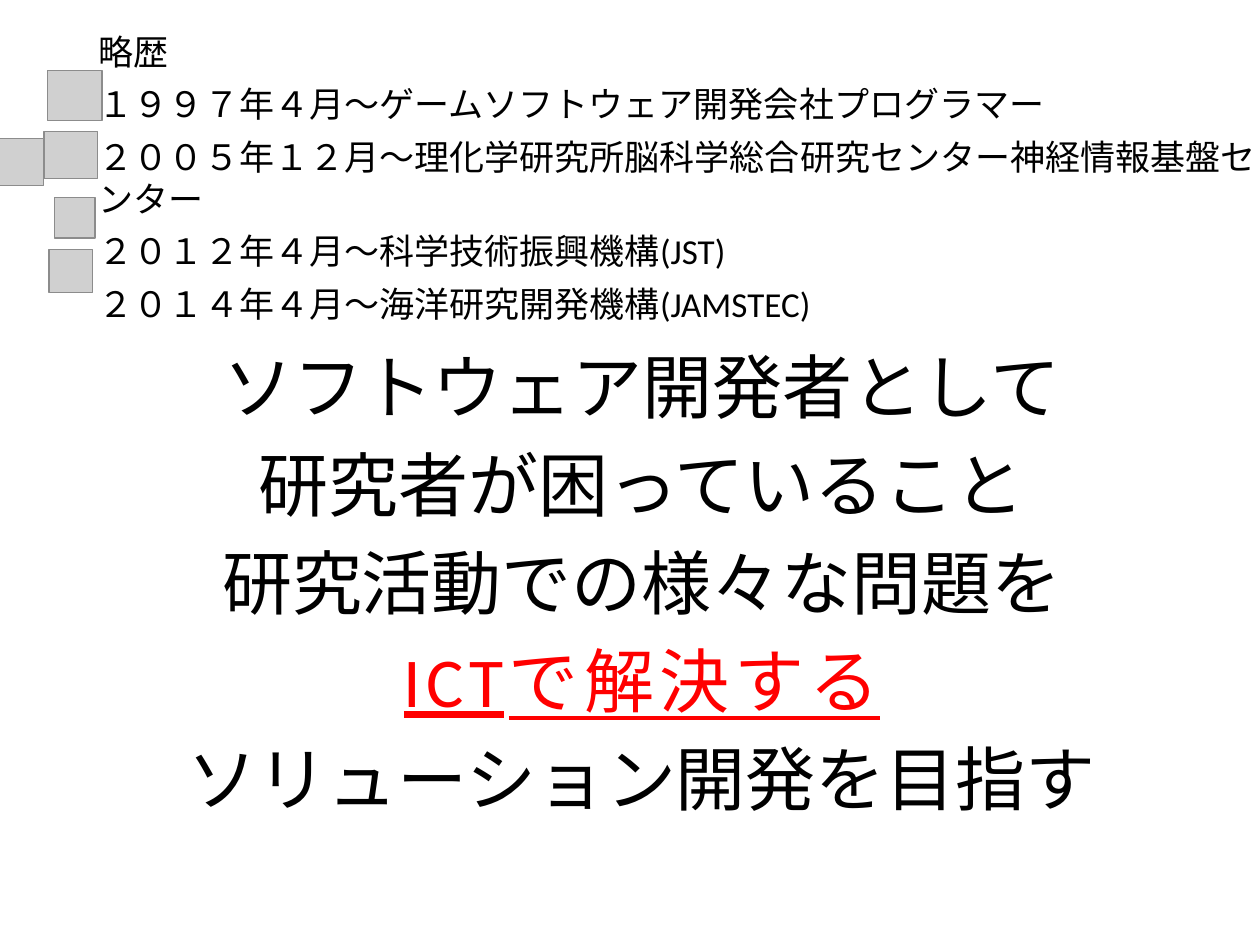
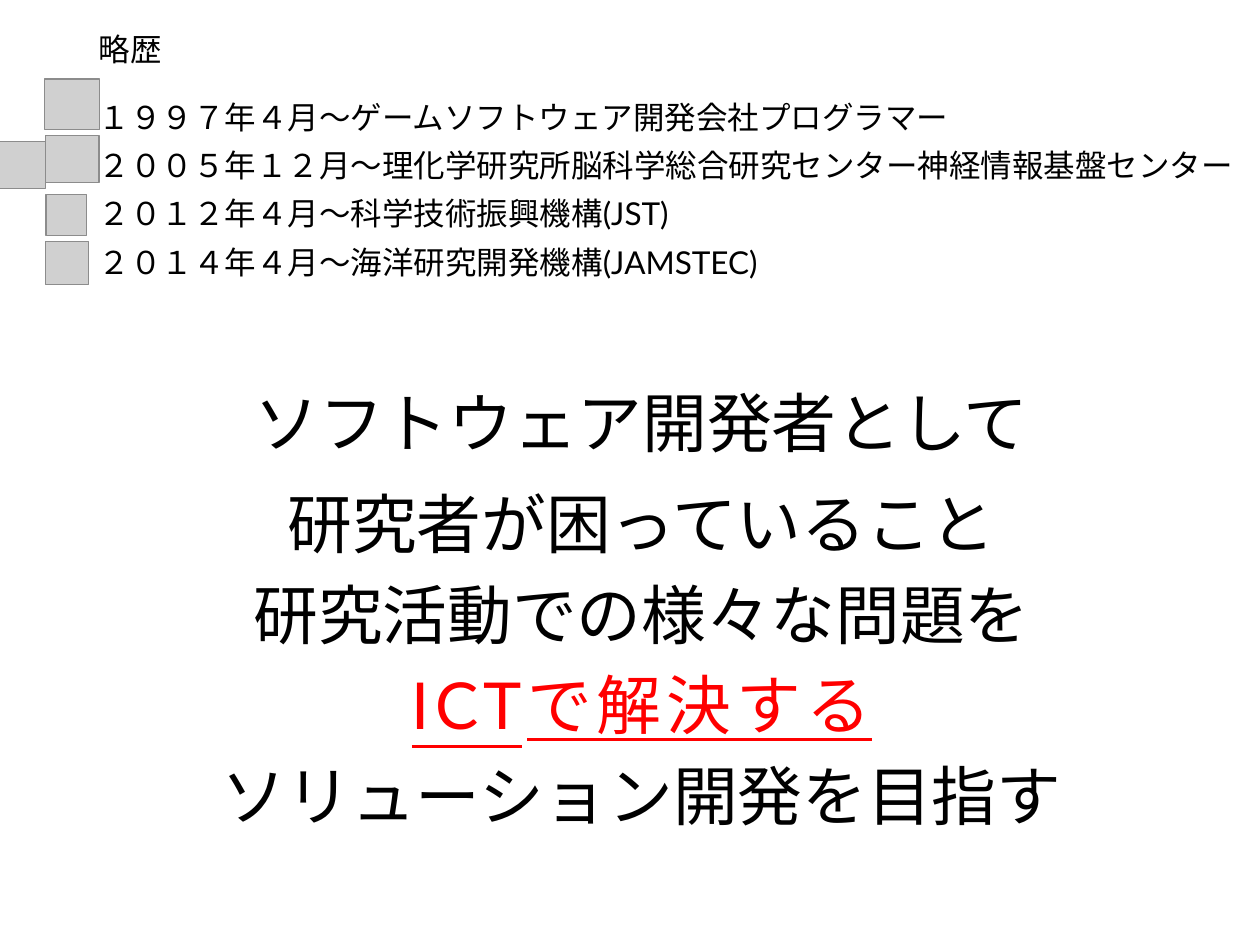
Before and after one commit to f-akazawa/akaz_uecdevelop, a slide deck: slide 2 of doc/中間発表資料.pptx. Drawn at 1260x945 pixels with LibreOffice and Linux fonts; fonts in the diff are those of the drawing; grey boxes stand for pictures. Boxes give left, top, right and bottom in pixels: in the first picture for what was removed or moved away, otherwise in the second. Text is boxed around its words. In the diff, an @@ line names an element or a change of style, - is before the commit and + after.

Commit message:
本文をメイリオに変更等、体裁を整えたバージョン
内容に変化なし

```diff
--- a/doc/中間発表資料.pptx
+++ b/doc/中間発表資料.pptx
@@ text "略歴" at (99, 34, 1233, 279): size 20 to 18 pt, font Calibri to Lato; line spacing 1 to 1.5 @@
@@ picture: place and size @@
-picture at (48, 71, 102, 121)
+picture at (45, 79, 100, 130)
@@ picture: place and size @@
-picture at (44, 131, 98, 179)
+picture at (45, 136, 100, 184)
@@ picture: place and size @@
-picture at (54, 198, 94, 238)
+picture at (47, 194, 87, 234)
@@ picture: place and size @@
-picture at (49, 249, 92, 292)
+picture at (45, 242, 88, 285)
@@ text "ソフトウェア開発者として" at (222, 392, 1061, 826): size 40 to 37 pt, font Calibri to Lato; line spacing 1 to 1.5; more space between paragraphs @@
```
Also in this commit, not shown: 18 other slides changed, 1 slide added, 6 slides removed.
